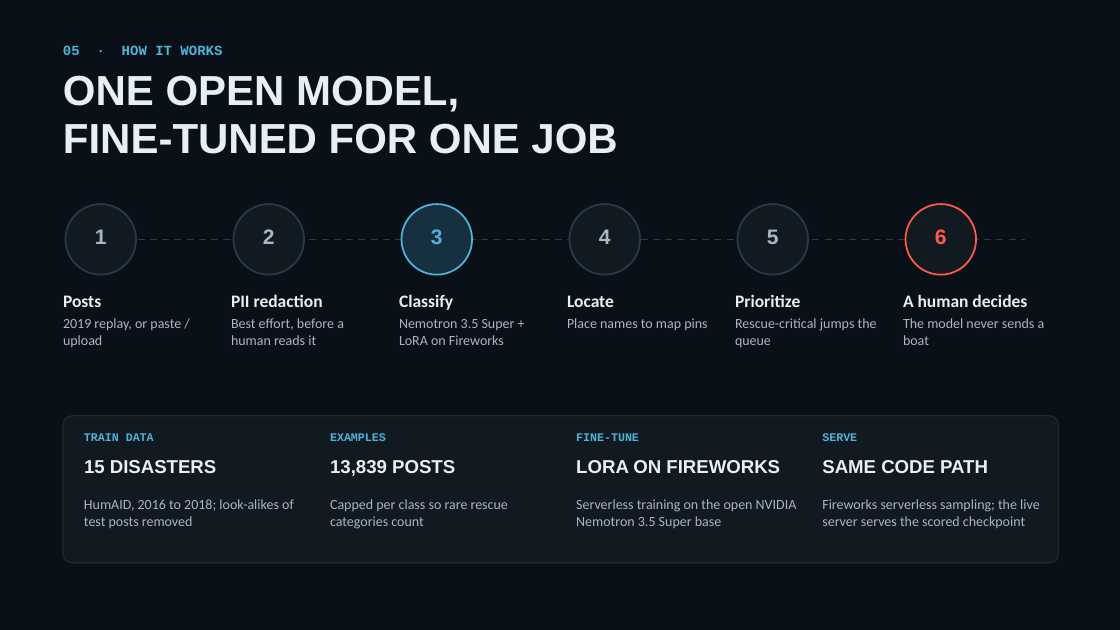
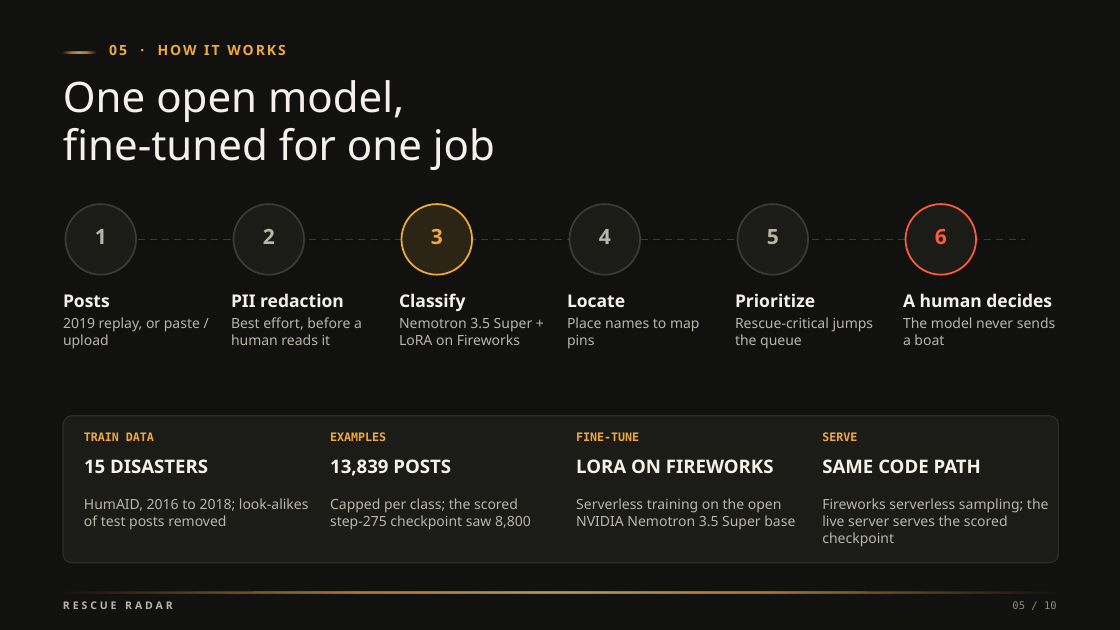
Before and after one commit to vnmoorthy/rescue-radar, a slide deck: slide 5 of deck/RescueRadar.pptx. Drawn at 1120x630 pixels with LibreOffice and Linux fonts; fonts in the diff are those of the drawing. Boxes give left, top, right and bottom in pixels: in the first picture for what was removed or moved away, otherwise in the second. Text is boxed around its words. In the diff, an @@ line names an element or a change of style, - is before the commit and + after.

```diff
--- a/deck/RescueRadar.pptx
+++ b/deck/RescueRadar.pptx
@@ background #0A1017 to #11120F @@
@@ rectangle added at (63, 51, 97, 53), fill gradient #F2A93B to #FFD27A @@
@@ text "05 · HOW IT WORKS": place and size @@
-text "05 · HOW IT WORKS" at (63, 45, 222, 55)
+text "05 · HOW IT WORKS" at (109, 45, 286, 55)
@@ text "05 · HOW IT WORKS" at (109, 45, 286, 55): font Courier New to Noto Sans, text colour #4FB3D9 to #F2A93B, letter spacing 0 to 1.7 pt @@
@@ text at (63, 80, 495, 170): text changed; font Arial to Noto Sans; text colour #E8EEF4 to #F4F1EA; bold off @@
-ONE OPEN MODEL,
-FINE-TUNED FOR ONE JOB
+One open model,
+fine-tuned for one job
@@ ellipse at (402, 204, 472, 275): fill #16303F to #2C2414; outline #4FB3D9 1.5 pt to #F2A93B 1.5 pt @@
@@ fill #111921 to #1B1C18; outline #2A3A4A 1.5 pt to #3A3A36 1.5 pt in 4 elements at (66, 204, 136, 275), (234, 204, 304, 275), (570, 204, 640, 275), (738, 204, 808, 275) @@
@@ ellipse at (906, 204, 976, 275): fill #111921 to #1B1C18; outline #FF5A4A 1.5 pt to #FF5B3A 1.5 pt @@
@@ line (101, 239) - (1025, 239): stroke #2A3A4A 1.5 pt dashed to #3A3A36 1.5 pt dashed @@
@@ text "3" at (431, 229, 443, 244): font Arial to Noto Sans, text colour #4FB3D9 to #F2A93B @@
@@ font Arial to Noto Sans, text colour #A9B6C3 to #B8B5AB in 4 elements at (95, 229, 107, 244), (263, 229, 275, 244), (599, 229, 611, 244), (767, 229, 779, 244) @@
@@ text "6" at (935, 229, 947, 244): font Arial to Noto Sans, text colour #FF5A4A to #FF5B3A @@
@@ text "Posts" at (63, 294, 200, 349): font Calibri to Noto Sans; text colour #E8EEF4 to #F4F1EA in "Posts"; text colour #A9B6C3 to #B8B5AB in "2019 replay, or paste / upload" @@
@@ text "PII redaction" at (231, 293, 362, 345): font Calibri to Noto Sans; text colour #E8EEF4 to #F4F1EA in "PII redaction"; text colour #A9B6C3 to #B8B5AB in "Best effort, before a human reads it" @@
@@ text "Classify" at (399, 293, 533, 345): font Calibri to Noto Sans; text colour #E8EEF4 to #F4F1EA in "Classify"; text colour #A9B6C3 to #B8B5AB in "Nemotron 3.5 Super + LoRA on Fireworks" @@
@@ text "Locate" at (567, 294, 700, 349): font Calibri to Noto Sans; text colour #E8EEF4 to #F4F1EA in "Locate"; text colour #A9B6C3 to #B8B5AB in "Place names to map pins" @@
@@ text "Prioritize" at (735, 293, 874, 349): font Calibri to Noto Sans; text colour #E8EEF4 to #F4F1EA in "Prioritize"; text colour #A9B6C3 to #B8B5AB in "Rescue-critical jumps the queue" @@
@@ text "A human decides" at (903, 293, 1056, 345): font Calibri to Noto Sans; text colour #E8EEF4 to #F4F1EA in "A human decides"; text colour #A9B6C3 to #B8B5AB in "The model never sends a boat" @@
@@ rounded rectangle at (63, 416, 1059, 563): fill #111921 to #1B1C18; outline #1E2A36 1 pt to #2C2D29 1 pt @@
@@ font Courier New to DejaVu Sans Mono, text colour #4FB3D9 to #F2A93B in 4 elements at (84, 432, 154, 441), (330, 432, 386, 441), (576, 432, 639, 441), (822, 432, 857, 441) @@
@@ font Arial to Noto Sans, text colour #E8EEF4 to #F4F1EA in 4 elements at (84, 459, 208, 473), (330, 459, 451, 476), (576, 459, 774, 473), (822, 459, 981, 473) @@
@@ text at (330, 498, 531, 530): text changed; font Calibri to Noto Sans; text colour #A9B6C3 to #B8B5AB @@
-Capped per class so rare rescue categories count
+Capped per class; the scored step-275 checkpoint saw 8,800
@@ font Calibri to Noto Sans, text colour #A9B6C3 to #B8B5AB in 3 elements at (84, 498, 309, 530), (576, 498, 795, 529), (822, 498, 1049, 547) @@
@@ rectangle added at (63, 592, 1057, 593), fill gradient #F2A93B to #FFD27A @@
@@ text added at (63, 601, 173, 609), 9 pt, text #B8B5AB, bold @@
+RESCUE RADAR
@@ text added at (1012, 601, 1057, 609), 9 pt, text #8C8A81 @@
+05 / 10
```
Also in this commit, not shown: 8 other slides changed, 1 slide added, 1 slide removed, 54 other files.
